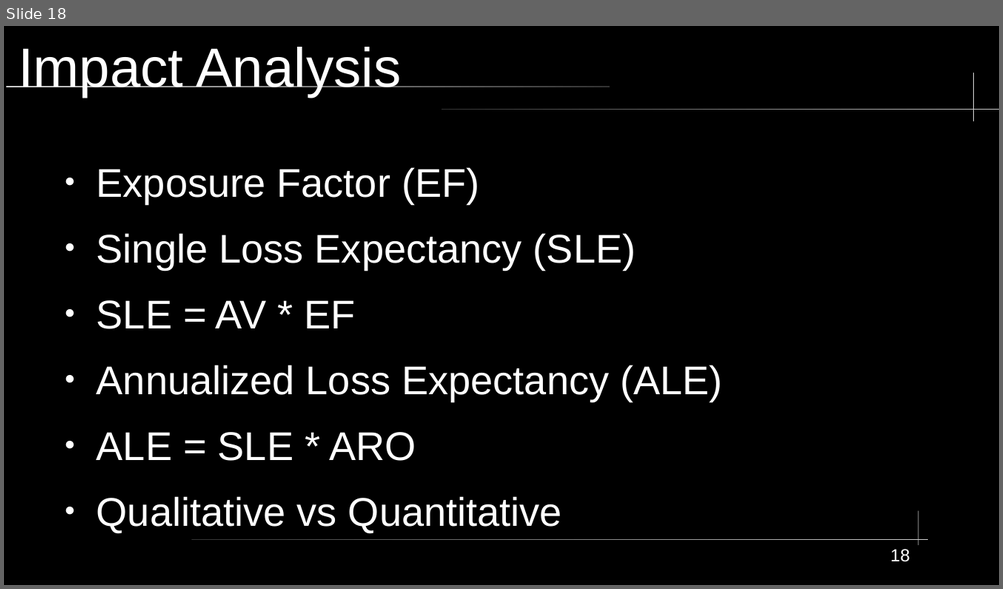
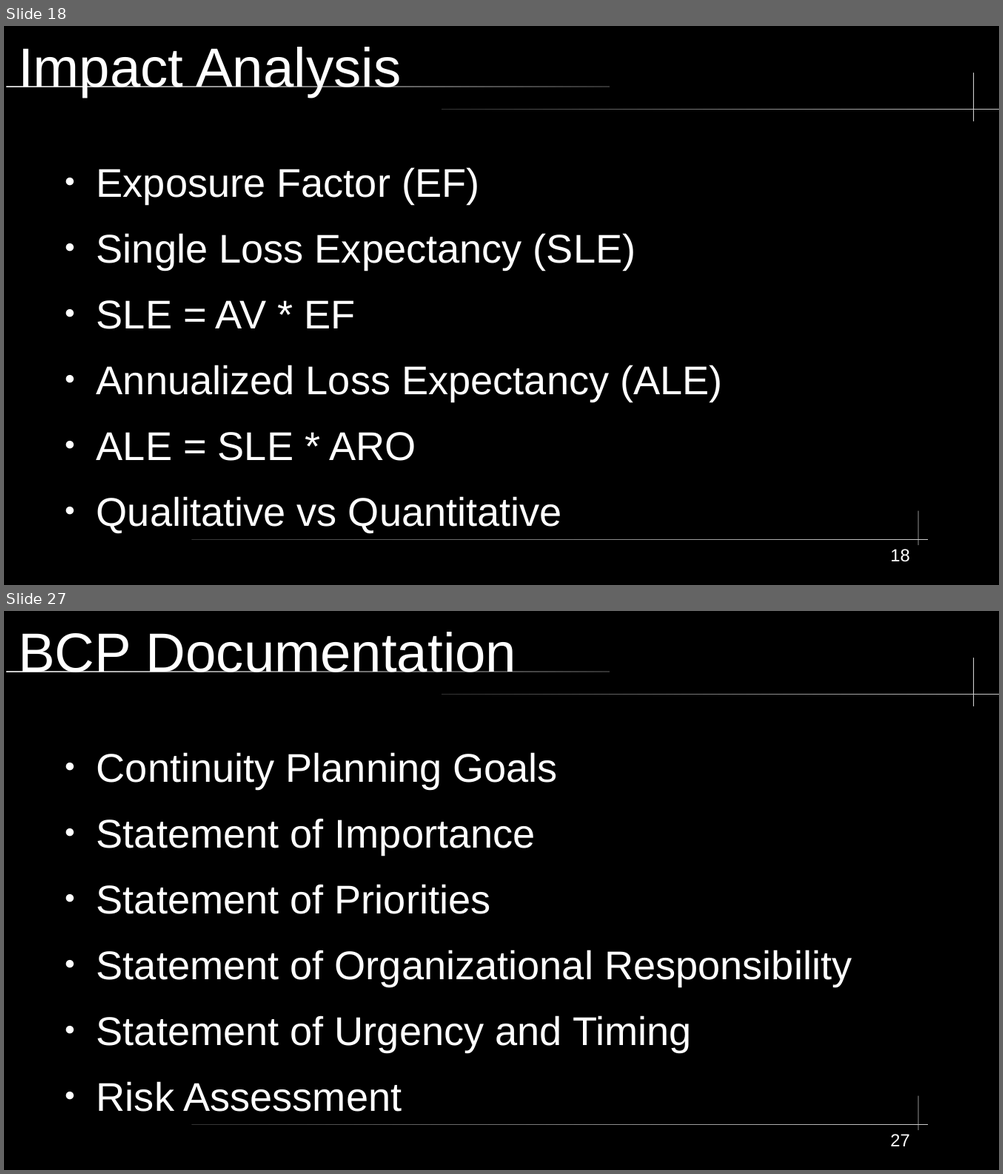
Before and after one commit to City-Colleges-of-Chicago-Cybersecurity/COMPSFI-214, a slide deck: 2026/Spring/powerpoints/Chapter-03-Business-Continuity-Planning.odp. Shown one above the other, each under a label of ours: slide 18 before the commit, slides 18 and 27 after it; the slides between them are not shown. The pictures are 1003x589 and 1003x1174 pixels, drawn with LibreOffice and Linux fonts; fonts in the diff are those of the drawing. Boxes give left, top, right and bottom in pixels: in the first picture for what was removed or moved away, otherwise in the second. Text is boxed around its words. In the diff, an @@ line names an element or a change of style, - is before the commit and + after.

```diff
--- a/2026/Spring/powerpoints/Chapter-03-Business-Continuity-Planning.odp
+++ b/2026/Spring/powerpoints/Chapter-03-Business-Continuity-Planning.odp
@@ slide 27 added at bbox=[4, 611, 999, 1170], background #000000; not listed: 5 template elements that a slide beside it also shows @@
@@ title added at bbox=[18, 632, 517, 672], 44 pt, text #FFFFFF @@
+BCP Documentation
@@ text added at bbox=[96, 752, 851, 1112], 32 pt, text #FFFFFF @@
+● Continuity Planning Goals
+● Statement of Importance
+● Statement of Priorities
+● Statement of Organizational Responsibility
+● Statement of Urgency and Timing
+● Risk Assessment
@@ page number added at bbox=[890, 1134, 909, 1147], 14 pt, text #FFFFFF @@
+27
```
Also in this commit, not shown: 1 slide changed, 8 other slides added, 6 other files.
